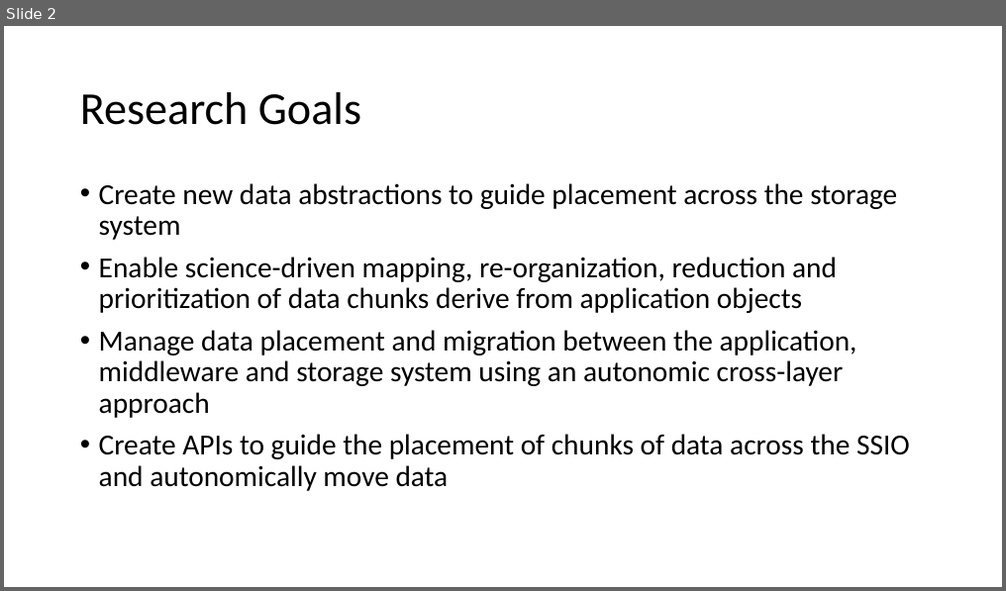
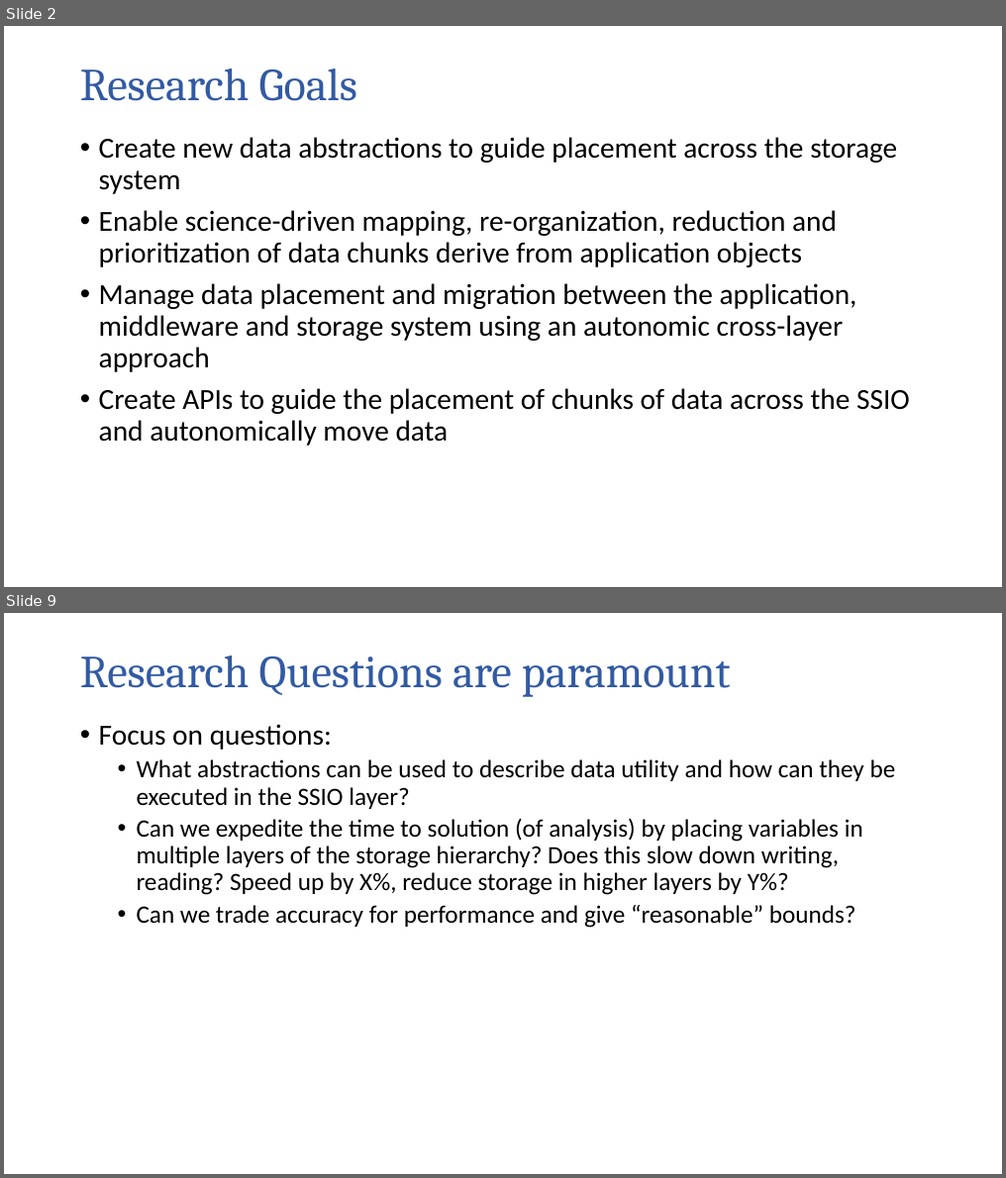
Before and after one commit to TPLink32/sirius, a slide deck: All-Hand-Meetings/AHM-10-14-2015/Presentations/SIRIUS_AHM-klasky.pptx. Shown one above the other, each under a label of ours: slide 2 before the commit, slides 2 and 9 after it; the slides between them are not shown. The pictures are 1006x591 and 1006x1178 pixels, drawn with LibreOffice and Linux fonts; fonts in the diff are those of the drawing; background and template pictures are left out. Boxes give left, top, right and bottom in pixels: in the first picture for what was removed or moved away, otherwise in the second. Text is boxed around its words. In the diff, an @@ line names an element or a change of style, - is before the commit and + after.

```diff
--- a/All-Hand-Meetings/AHM-10-14-2015/Presentations/SIRIUS_AHM-klasky.pptx
+++ b/All-Hand-Meetings/AHM-10-14-2015/Presentations/SIRIUS_AHM-klasky.pptx
@@ slide 9 added at [4,613,1002,1174], background #FFFFFF @@
@@ title added at [80,656,731,697], 44 pt, text #325AA3 @@
+Research Questions are paramount
@@ text added at [99,724,896,928], 24 pt, text #000000 @@
+• Focus on questions:
+  • What abstractions can be used to describe data utility and how can they be executed in the SSIO layer?
+  • Can we expedite the time to solution (of analysis) by placing variables in multiple layers of the storage hierarchy? Does this slow down writing, reading? Speed up by X%, reduce storage in higher layers by Y%?
+  • Can we trade accuracy for performance and give “reasonable” bounds?
@@ slide 2 changed as well @@
@@ title "Research Goals" at [80,69,357,101]: font Calibri to Cambria, text colour #000000 to #325AA3 @@
@@ text "Create new data abstractions to ...": place and size @@
-text "Create new data abstractions to ..." at [99,183,910,491]
+text "Create new data abstractions to ..." at [99,137,910,446]
```
Also in this commit, not shown: 1 other slide changed, 9 other slides added.
